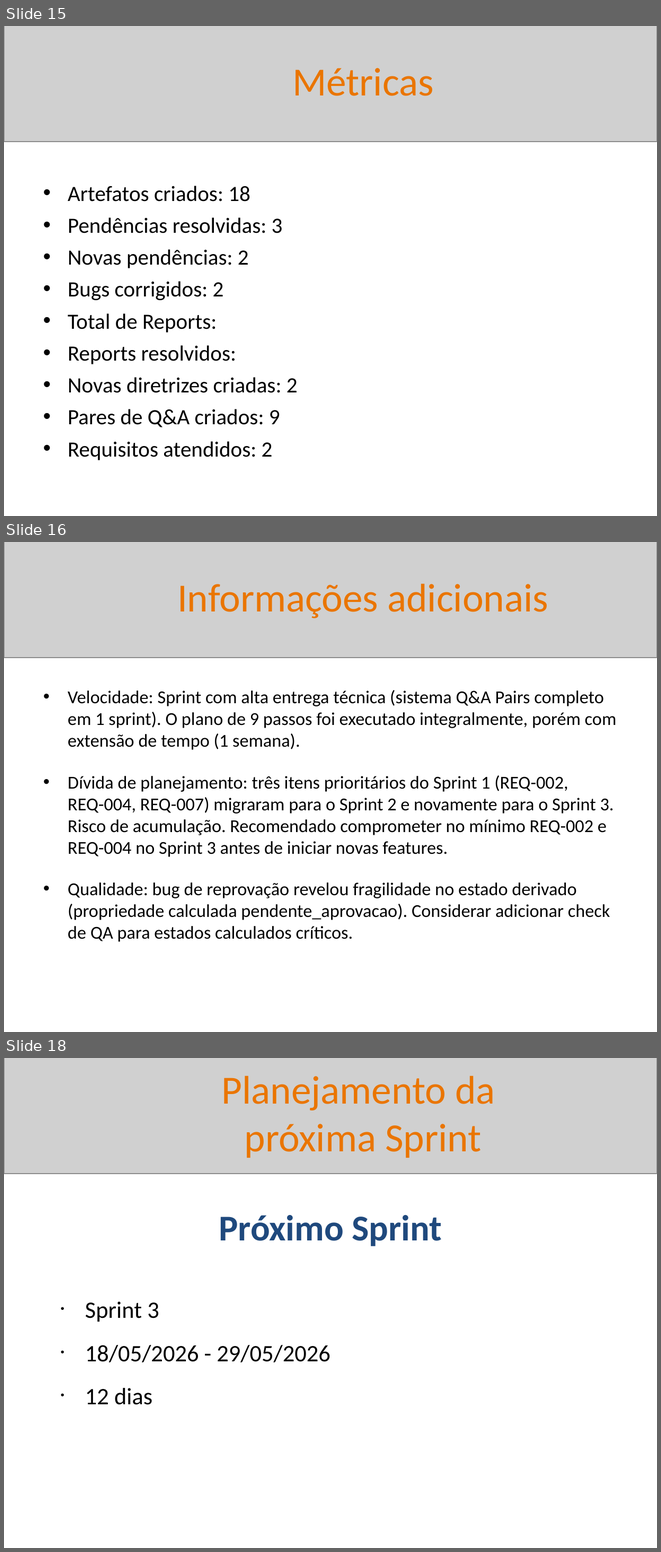
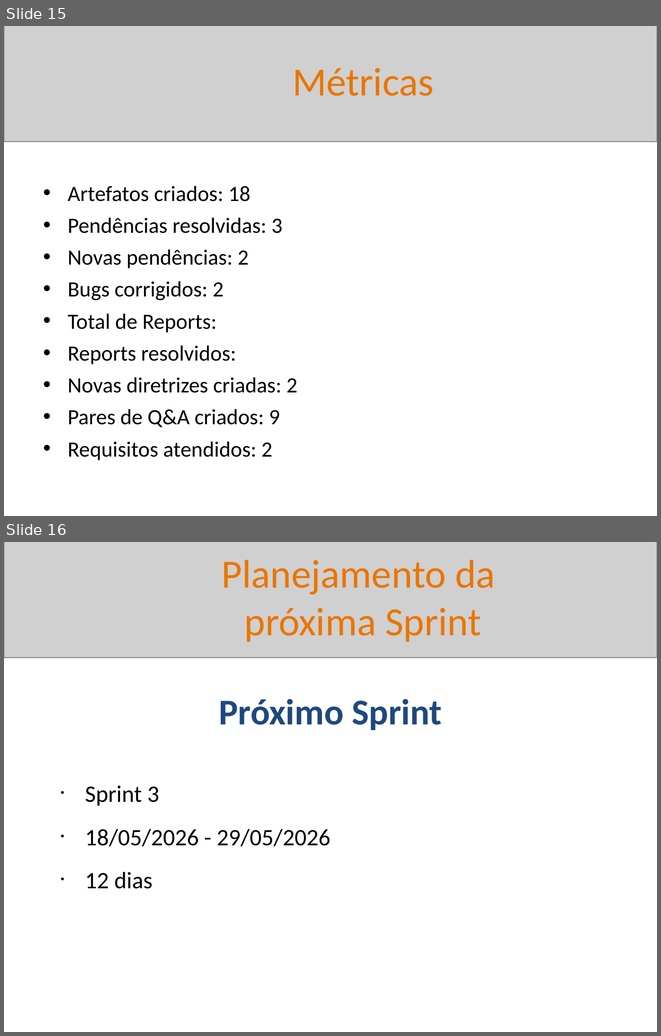
Before and after one commit to BetoFigu66/AgenteAssistenteDeVendas, a slide deck: artefatos/gerente_de_projetos/reports/sprint_02_20260510_Interno.pptx. Shown one above the other, each under a label of ours: slides 15, 16 and 18 before the commit, slides 15 and 16 after it; the slides between them are not shown. The pictures are 661x1552 and 661x1036 pixels, drawn with LibreOffice and Linux fonts; fonts in the diff are those of the drawing; grey boxes stand for pictures. Boxes give left, top, right and bottom in pixels: in the first picture for what was removed or moved away, otherwise in the second. Text is boxed around its words. In the diff, an @@ line names an element or a change of style, - is before the commit and + after.

Commit message:
Evolução do gerente de projetos na geração de sprint report (gráfico de cobertura).

```diff
--- a/artefatos/gerente_de_projetos/reports/sprint_02_20260510_Interno.pptx
+++ b/artefatos/gerente_de_projetos/reports/sprint_02_20260510_Interno.pptx
@@ slide 16 removed at bbox=[4, 542, 657, 1032], background #FFFFFF @@
@@ picture removed at bbox=[4, 542, 657, 658] @@
@@ text removed at bbox=[177, 583, 548, 618] @@
-Informações adicionais
@@ text removed at bbox=[68, 690, 617, 942] @@
-• Velocidade: Sprint com alta entrega técnica (sistema Q&A Pairs completo em 1 sprint). O plano de 9 passos foi executado integralmente, porém com extensão de tempo (1 semana).
-• Dívida de planejamento: três itens prioritários do Sprint 1 (REQ-002, REQ-004, REQ-007) migraram para o Sprint 2 e novamente para o Sprint 3. Risco de acumulação. Recomendado comprometer no mínimo REQ-002 e REQ-004 no Sprint 3 antes de iniciar novas features.
-• Qualidade: bug de reprovação revelou fragilidade no estado derivado (propriedade calculada pendente_aprovacao). Considerar adicionar check de QA para estados calculados críticos.
@@ what was slide 18 is now slide 16 @@
```
Also in this commit, not shown: 2 slides changed, 1 other slide removed, 6 other files.
